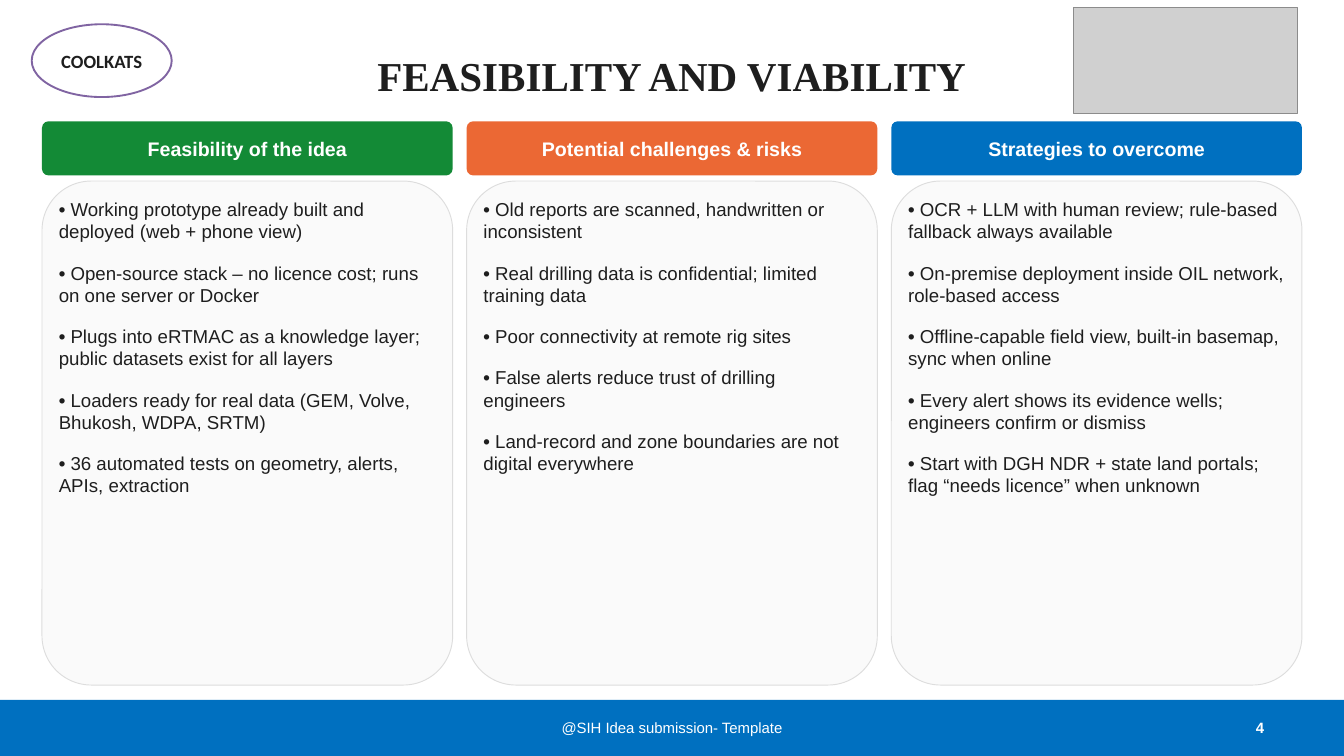
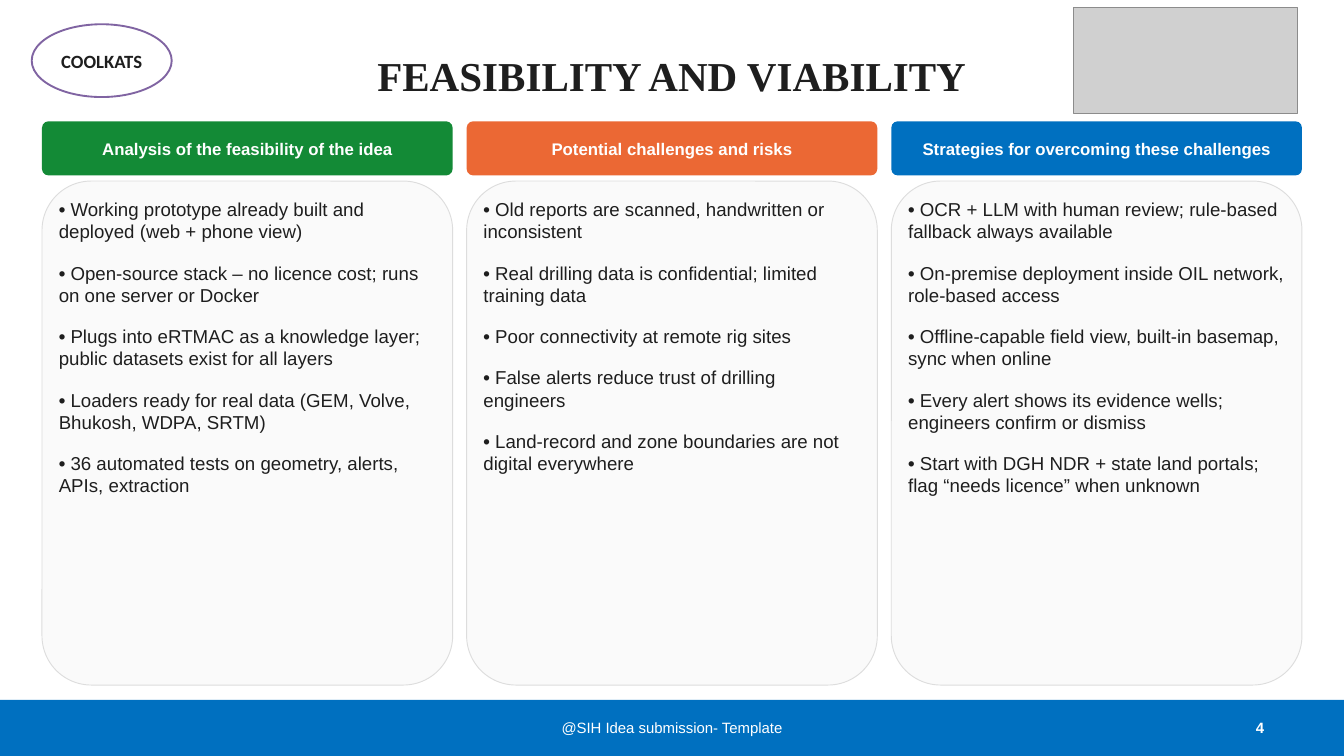
Before and after one commit to gurltff/eRTMAC-NWIS, a slide deck: slide 4 of docs/COOLKATS_187666_SIH2026_eRTMAC-NWIS.pptx. Drawn at 1344x756 pixels with LibreOffice and Linux fonts; fonts in the diff are those of the drawing; grey boxes stand for pictures. Boxes give left, top, right and bottom in pixels: in the first picture for what was removed or moved away, otherwise in the second. Text is boxed around its words. In the diff, an @@ line names an element or a change of style, - is before the commit and + after.

```diff
--- a/docs/COOLKATS_187666_SIH2026_eRTMAC-NWIS.pptx
+++ b/docs/COOLKATS_187666_SIH2026_eRTMAC-NWIS.pptx
@@ text at bbox=[102, 143, 393, 159]: text changed; size 21 to 18 pt @@
-Feasibility of the idea
+Analysis of the feasibility of the idea
@@ text at bbox=[552, 143, 792, 159]: text changed; size 21 to 18 pt @@
-Potential challenges & risks
+Potential challenges and risks
@@ text at bbox=[923, 142, 1271, 159]: text changed; size 21 to 18 pt @@
-Strategies to overcome
+Strategies for overcoming these challenges
```
Also in this commit, not shown: 5 other slides changed, 1 other file.
